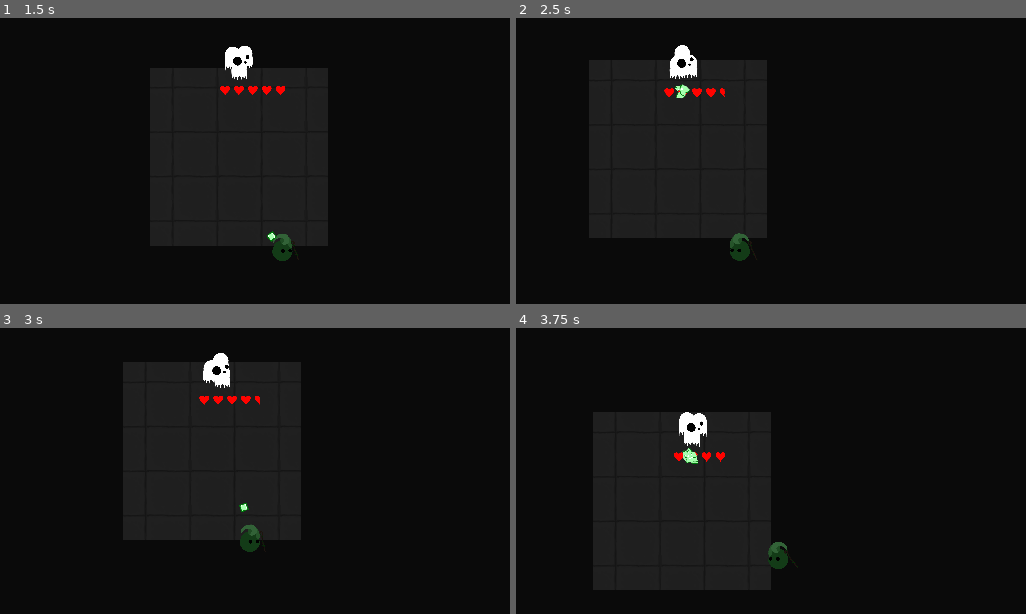
Above: before the commit, frames 1-4 (two rows, left to right).
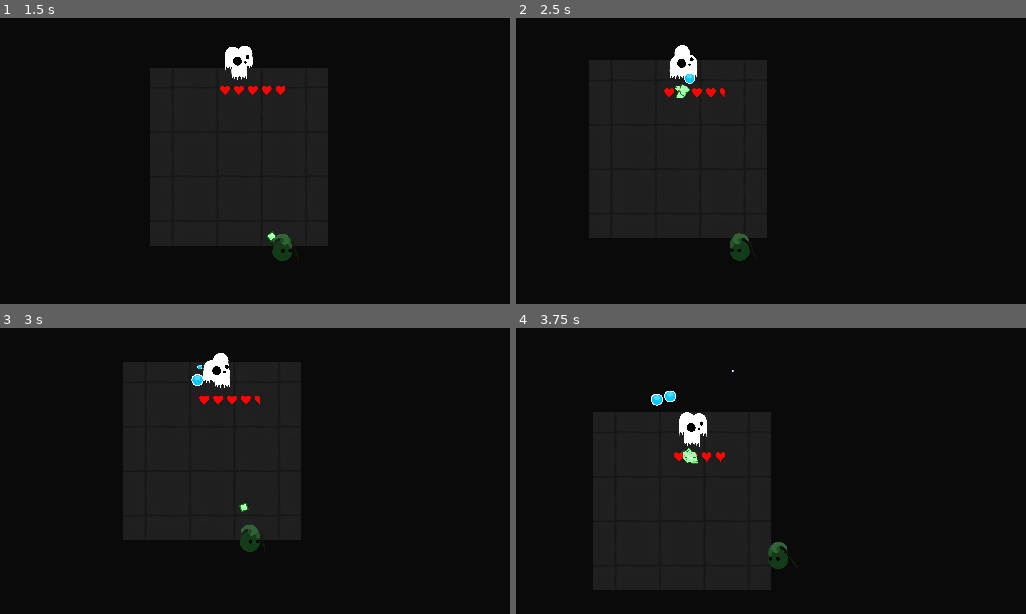
Above: after the commit, the same moments.

Repository: HoneyPony/impish-descent-future
Game: Godot game, scene res://levels/level3.tscn
Two runs of this game, one before a commit and one after it. Both use one fixed random seed, a clock stepped at 60 frames per second and the inputs below. This scene is started directly instead of the project's main scene.
Inputs (mouse positions are in pixels of both pictures, inside the frame that each line leads up to):
- Up to frame 1 (1.5 s): click "Confirm" at 0.5 s; move the mouse to (428, 221) at 1.27 s; hold D (player_right) from 1.28 s (still down)
- Up to frame 2 (2.5 s): move the mouse to (607, 266) at 2.02 s; release D (player_right) at 2.03 s
- Up to frame 3 (3 s): move the mouse to (331, 453) at 2.77 s; hold D (player_right) from 2.78 s (still down)
- Up to frame 4 (3.75 s): keep holding D (player_right); move the mouse to (outside the picture) at 3.52 s

Frame 1 is identical in both runs. In frame 2, less than 0.1% of the frame differs, in the area x 32-36%, y 19-24%; in frame 3, less than 0.1%; in frame 4, 0.2%, in the area x 26-43%, y 14-28%.

Commit message:
Add rotate ghost

Diff:
--- a/GS.gd
+++ b/GS.gd
@@ -20,6 +20,7 @@
 var MainMenu = preload("res://MainMenu.tscn")
 
 var EnemyProjectile1 = preload("res://enemies/enemy_projectile1.tscn")
+var EnemyProjectile2 = preload("res://enemies/enemy_projectile2.tscn")
 var EnemyProjectile1Particle = preload("res://enemies/enemy_projectile_1_particle.tscn")
 
 var PlayerProjectile1 = preload("res://hazard/player_projectile1.tscn")
--- /dev/null
+++ b/enemies/enemy_projectile2.gd
@@ -0,0 +1,60 @@
+extends AnimatableBody2D
+
+var velocity = Vector2.ZERO
+
+var fired = false
+
+var targetted_player = null
+
+var projectile_source = null
+
+const SPEED = 512
+
+# Projectiles can't hit twice.
+var slowness = 10.0
+
+# IMPORTANT: ALL ENEMY PROJECTILES MUST IMPLEMENT THIS
+func hit_target(target):
+	die()
+func killed_target(target):
+	pass
+
+func die():
+	var particle = GS.EnemyProjectile1Particle.instantiate()
+	particle.position = position
+	add_sibling(particle)
+	queue_free()
+
+func _physics_process(delta):
+	if velocity != Vector2.ZERO:
+		var collide = move_and_collide(velocity * delta)
+
+		if targetted_player != null:
+			var dir = (targetted_player.global_position - global_position).normalized()
+			var new_vel = dir * SPEED
+
+			velocity = velocity.slerp(new_vel, 0.02)
+
+		# Die when we hit a wall
+		if collide != null:
+			die()
+
+# Called by animation
+func fire_now():
+	var dir = Vector2.DOWN
+
+	var tree = get_tree()
+	if tree == null:
+		return
+
+	var players = tree.get_nodes_in_group("Players")
+	if not players.is_empty():
+		var random = players.pick_random()
+		dir = (random.global_position - global_position).normalized()
+
+		targetted_player = random
+
+	# Can adjust this speed value
+	velocity = dir * SPEED
+
+	fired = true
--- /dev/null
+++ b/enemies/enemy_projectile2.tscn
@@ -0,0 +1,22 @@
+[gd_scene load_steps=5 format=3 uid="uid://cqi40qv1ffeuu"]
+
+[ext_resource type="Script" path="res://enemies/enemy_projectile_1.gd" id="1_7deex"]
+[ext_resource type="Material" uid="uid://b6cjs6hb2imyq" path="res://projectile_unshaded_material.tres" id="2_yfmsg"]
+[ext_resource type="Texture2D" uid="uid://dgria8gxiwta8" path="res://enemies/enemy_projectile1.png" id="3_pct05"]
+
+[sub_resource type="CircleShape2D" id="CircleShape2D_g7pqy"]
+radius = 17.0294
+
+[node name="EnemyProjectile2" type="AnimatableBody2D"]
+collision_layer = 8
+sync_to_physics = false
+script = ExtResource("1_7deex")
+
+[node name="EnemyProjectile1" type="Sprite2D" parent="."]
+material = ExtResource("2_yfmsg")
+scale = Vector2(0.25, 0.25)
+texture = ExtResource("3_pct05")
+
+[node name="CollisionShape2D" type="CollisionShape2D" parent="."]
+position = Vector2(-1, -2)
+shape = SubResource("CircleShape2D_g7pqy")
--- a/enemies/enemy_projectile_1.gd
+++ b/enemies/enemy_projectile_1.gd
@@ -1,6 +1,4 @@
 extends AnimatableBody2D
-
-var velocity = Vector2.ZERO
 
 var fired = false
 
@@ -8,16 +6,28 @@
 
 var projectile_source = null
 
-const SPEED = 512
+const SPEED = 256
 
 # Projectiles can't hit twice.
 var slowness = 10.0
+
+#const RADIUS = 384
+var radius = 16
+var theta = 0
+
+var lifetime = 10.0
 
 # IMPORTANT: ALL ENEMY PROJECTILES MUST IMPLEMENT THIS
 func hit_target(target):
 	die()
 func killed_target(target):
 	pass
+
+func _ready():
+	theta = randf_range(0, TAU)
+	radius = randf_range(64, 256)
+	$CollisionShape2D.disabled = true
+	scale = Vector2(0.0, 0.0)
 
 func die():
 	var particle = GS.EnemyProjectile1Particle.instantiate()
@@ -26,35 +36,25 @@
 	queue_free()
 
 func _physics_process(delta):
-	if velocity != Vector2.ZERO:
-		var collide = move_and_collide(velocity * delta)
+	var s = scale.x
+	if s < 1.0:
+		s += delta
+		scale = Vector2(s, s)
+		if s >= 1.0:
+			$CollisionShape2D.disabled = false
 
-		if targetted_player != null:
-			var dir = (targetted_player.global_position - global_position).normalized()
-			var new_vel = dir * SPEED
+	var to_pos = Vector2.from_angle(theta) * radius
+	to_pos -= Vector2(0, 128)
+	var impulse = (to_pos - position)
 
-			velocity = velocity.slerp(new_vel, 0.02)
+	theta += TAU * delta * 0.25
 
-		# Die when we hit a wall
-		if collide != null:
-			die()
+	var collide = move_and_collide(impulse)
 
-# Called by animation
-func fire_now():
-	var dir = Vector2.DOWN
+	# Die when we hit a wall
+	if collide != null:
+		die()
 
-	var tree = get_tree()
-	if tree == null:
-		return
-
-	var players = tree.get_nodes_in_group("Players")
-	if not players.is_empty():
-		var random = players.pick_random()
-		dir = (random.global_position - global_position).normalized()
-
-		targetted_player = random
-
-	# Can adjust this speed value
-	velocity = dir * SPEED
-
-	fired = true
+	lifetime -= delta
+	if lifetime < 0:
+		die()
--- a/enemies/rotate_ghost.gd
+++ b/enemies/rotate_ghost.gd
@@ -6,6 +6,8 @@
 
 var theta = 0
 const RADIUS = 80
+
+var shoot_timer = 1.0
 
 func animate(delta):
 	theta += delta
@@ -32,6 +34,12 @@
 
 	move_and_slide()
 
+	shoot_timer -= delta
+	if shoot_timer <= 0:
+		shoot_timer = 1.0
+		var bullet = GS.EnemyProjectile2.instantiate()
+		add_child(bullet)
+
 
 func on_death(body):
 	pass
